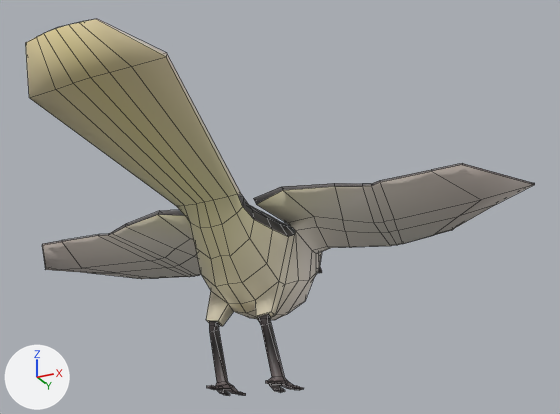
One commit to the FBX model Assets/Models/Birds/mockingbird.fbx: the scene before it, then after it.
Both versions are drawn from a camera (50 mm lens) standing at (0.303, -0.553, -0.098) and looking at (0.05, -0.048, 0.129). Arrows for +X, +Y and +Z are at lower left; the lights stay in place. Mesh edges are drawn as thin lines. Where no turn or scale is listed for an object, it has been applied to the vertices.

Names of what the first picture shows: 'Mockingbird'.
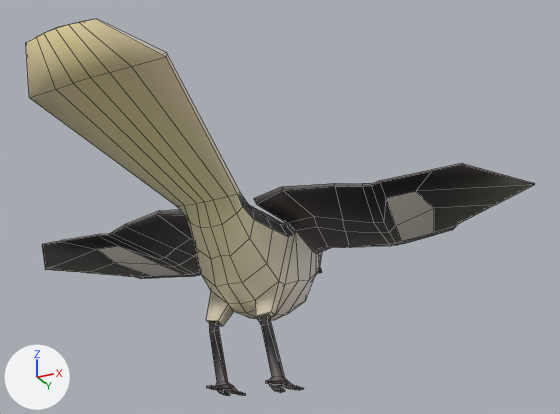
Boxes (x1, y1, x2, y2) around the edits, measured in the pictures (560 x 414 px; the box of a moved part takes in the faces that stretch with it):
'Mockingbird', reshaped, surface changed (grey to black)
    both: (26, 19, 535, 396)
part 1 of me_cube_065, moved or reshaped
    both: (345, 165, 534, 247)
part 2 of me_cube_065, moved or reshaped
    both: (42, 235, 201, 279)
part 3 of me_cube_065, surface changed (grey to black)
    both: (108, 186, 389, 267)

Edits to the bpy script that builds the scene:
```text
Change me_cube_065:
    where me_cube_065.from_pydata(...)  # 653 vertices, 664 faces; spans x -0.235..0.235, y -0.255..0.144, z -0.003..0.183
    used by ob_mockingbird; location = (0.0, 0.0, 0.0)
    me_cube_065 part 1
    me_cube_065.vertices[192].co: (0.158, 0.057, 0.126) -> (0.163, 0.051, 0.128)  # pixel (451, 230) -> pixel (455, 225)
    me_cube_065.vertices[201].co: (0.117, 0.041, 0.128) -> (0.118, 0.032, 0.129)  # pixel (397, 230) -> pixel (395, 225)
    me_cube_065.vertices[206].co: (0.111, 0.071, 0.126) -> (0.112, 0.065, 0.127)  # pixel (402, 243) -> pixel (401, 241)
    me_cube_065.vertices[207].co: (0.1, 0.07, 0.126) -> (0.1, 0.065, 0.126)  # pixel (390, 245) -> pixel (388, 243)
    me_cube_065.vertices[208].co: (0.105, 0.071, 0.126) -> (0.106, 0.066, 0.126)  # pixel (396, 245) -> pixel (395, 243)
    me_cube_065.vertices[240].co: (0.121, 0.019, 0.13) -> (0.127, -0.019, 0.133)  # pixel (394, 219) -> pixel (385, 197)
    me_cube_065.vertices[251].co: (0.171, 0.031, 0.128) -> (0.156, 0.011, 0.13)  # pixel (458, 216) -> pixel (433, 208)
    me_cube_065.vertices[252].co: (0.141, 0.062, 0.126) -> (0.143, 0.057, 0.127)  # pixel (433, 235) -> pixel (433, 232)
    me_cube_065.vertices[260].co: (0.194, 0.009, 0.13) -> (0.152, -0.021, 0.133)  # pixel (481, 199) -> pixel (415, 191)
    me_cube_065 part 2
    me_cube_065.vertices[537].co: (-0.158, 0.057, 0.126) -> (-0.163, 0.051, 0.128)  # pixel (141, 278) -> pixel (134, 276)
    me_cube_065.vertices[546].co: (-0.117, 0.041, 0.128) -> (-0.118, 0.032, 0.129)  # pixel (166, 267) -> pixel (160, 264)
    me_cube_065.vertices[551].co: (-0.111, 0.071, 0.126) -> (-0.112, 0.065, 0.127)  # pixel (188, 276) -> pixel (184, 274)
    me_cube_065.vertices[552].co: (-0.1, 0.07, 0.126) -> (-0.1, 0.065, 0.126)  # pixel (197, 275) -> pixel (194, 273)
    me_cube_065.vertices[553].co: (-0.105, 0.071, 0.126) -> (-0.106, 0.066, 0.126)  # pixel (193, 276) -> pixel (190, 274)
    me_cube_065.vertices[585].co: (-0.121, 0.019, 0.13) -> (-0.127, -0.019, 0.133)  # pixel (149, 260) -> pixel (119, 246)
    me_cube_065.vertices[596].co: (-0.171, 0.031, 0.128) -> (-0.156, 0.011, 0.13)  # pixel (115, 272) -> pixel (114, 262)
    me_cube_065.vertices[597].co: (-0.141, 0.062, 0.126) -> (-0.143, 0.057, 0.127)  # pixel (158, 278) -> pixel (153, 276)
    me_cube_065.vertices[605].co: (-0.194, 0.009, 0.13) -> (-0.152, -0.021, 0.133)  # pixel (81, 268) -> pixel (97, 249)
    me_cube_065 part 3: texture (UV) coordinates of 70 of 664 faces, centred in x -0.201..0.201, y -0.029..0.074, z 0.124..0.135, changed; they spanned u 0.09..0.18, v 0.83..0.94 and now span u 0.13..0.66, v 0.81..0.91
```
